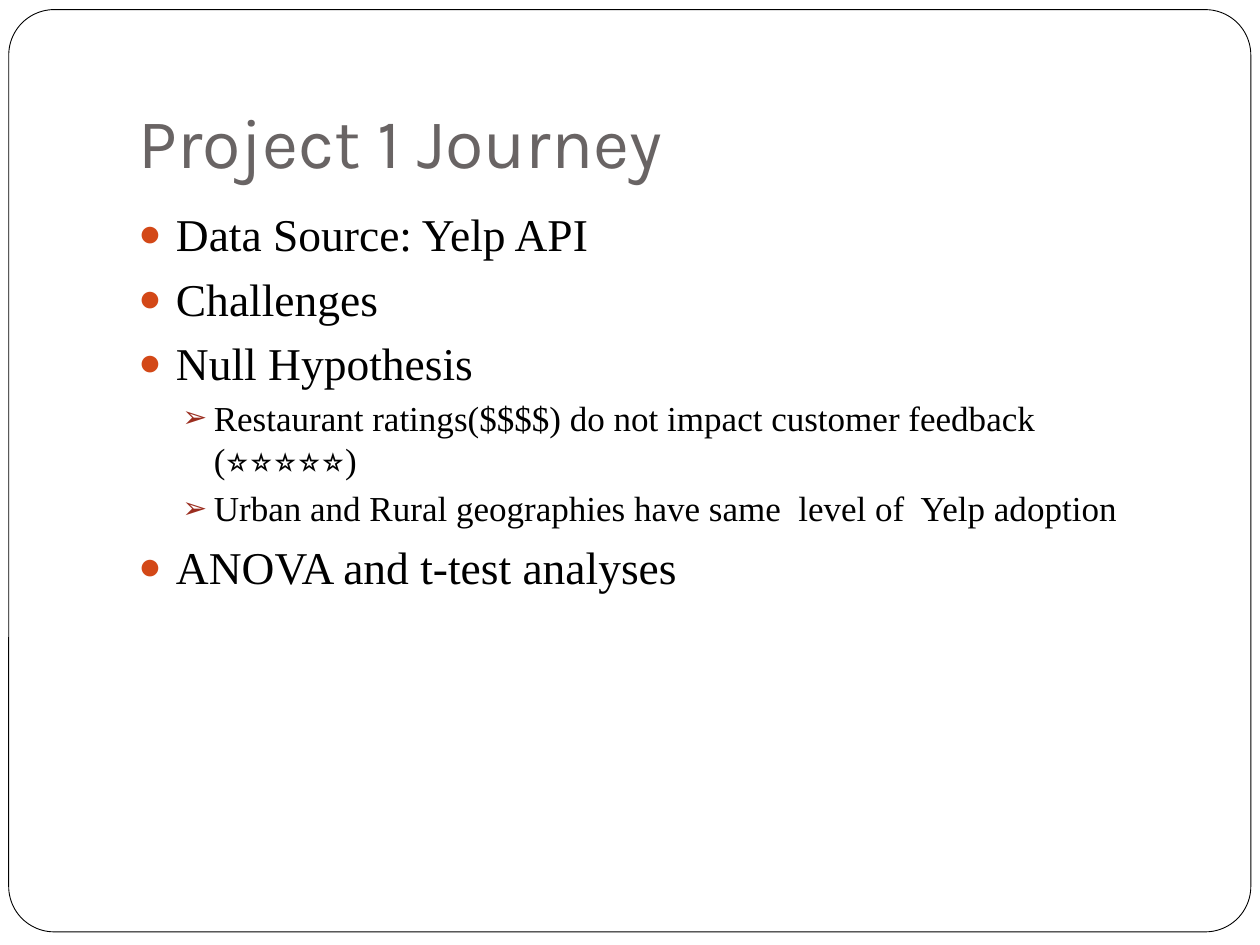
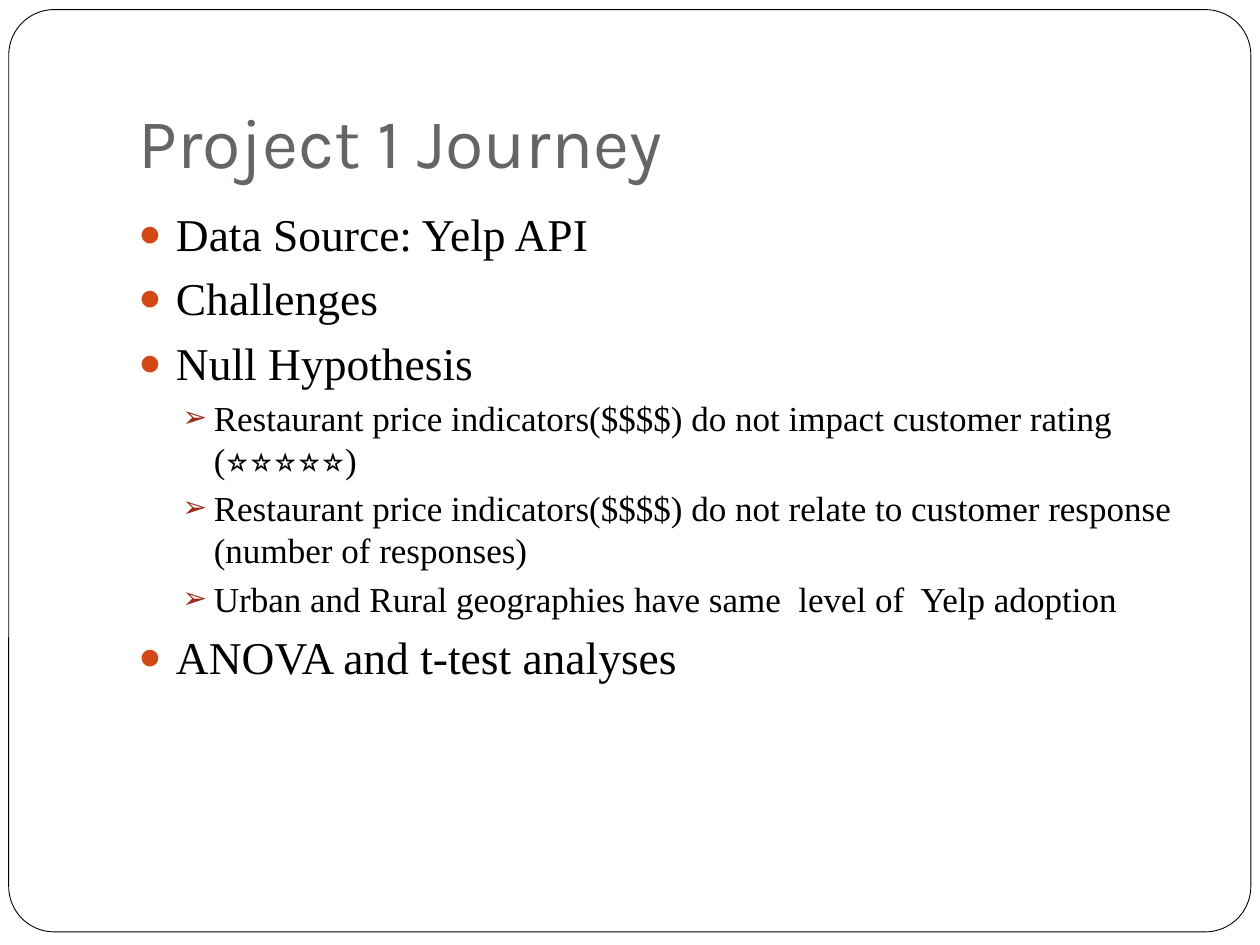
Before and after one commit to achin83/MayUulYanAnd, a slide deck: slide 3 of Project 1.ppt. Drawn at 1260x945 pixels with LibreOffice and Linux fonts; fonts in the diff are those of the drawing. Boxes give left, top, right and bottom in pixels: in the first picture for what was removed or moved away, otherwise in the second. Text is boxed around its words. In the diff, an @@ line names an element or a change of style, - is before the commit and + after.

```diff
--- a/Project 1.ppt
+++ b/Project 1.ppt
@@ text at box(214, 405, 1171, 570): text changed @@
-  ➢ Restaurant ratings($$$$) do not impact customer feedback (⭐⭐⭐⭐⭐)
+  ➢ Restaurant price indicators($$$$) do not impact customer rating (⭐⭐⭐⭐⭐)
+  ➢ Restaurant price indicators($$$$) do not relate to customer response (number of responses)
```
Also in this commit, not shown: 2 other slides changed, 7 slides added, 1 slide removed, 2 other files.
